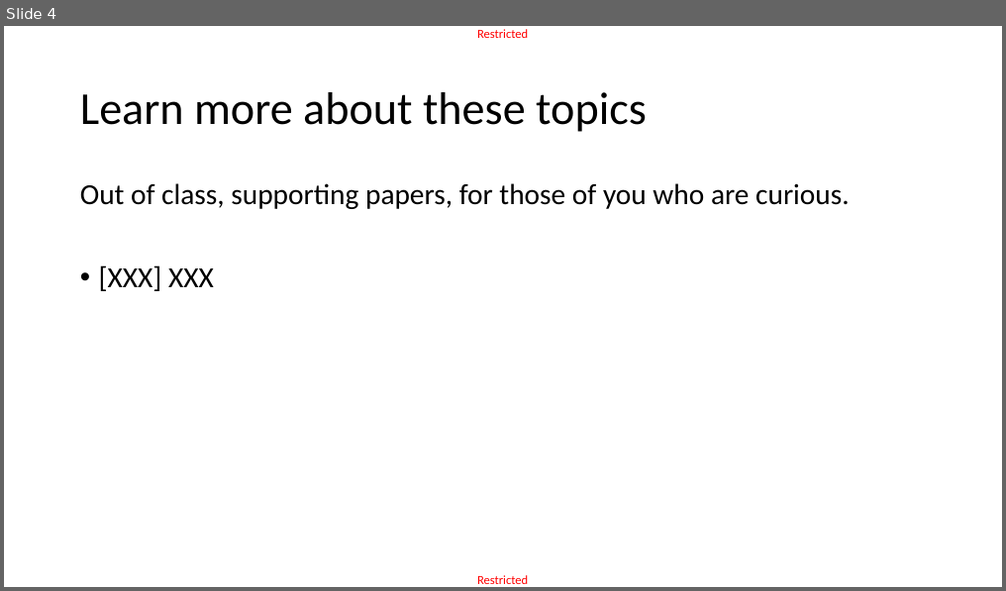
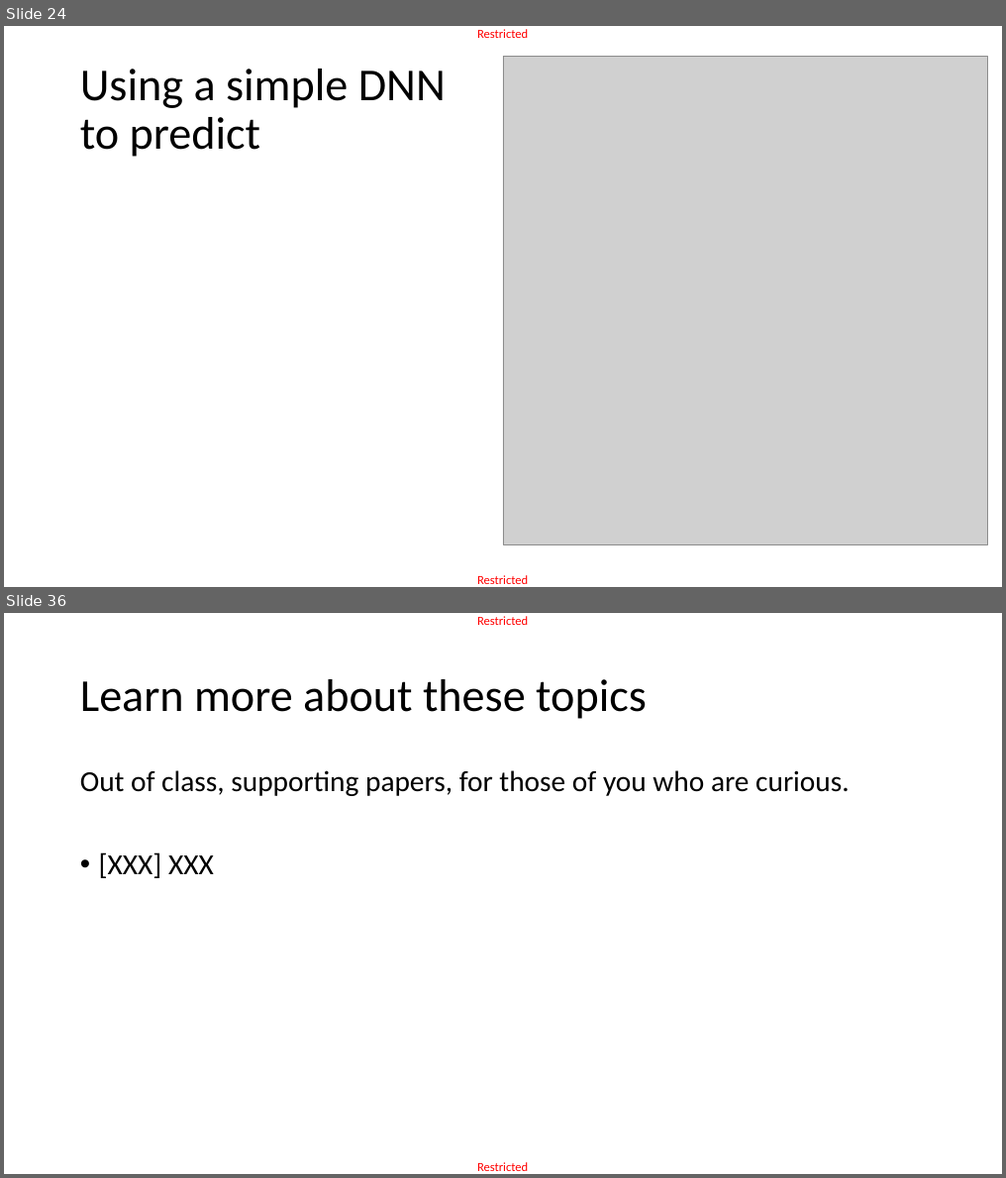
Before and after one commit to matthieudemari/SUTD_DL_50_039, a slide deck: W5/0. All/W5.pptx. Shown one above the other, each under a label of ours: slide 4 before the commit, slides 24 and 36 after it; the slides between them are not shown. The pictures are 1006x591 and 1006x1178 pixels, drawn with LibreOffice and Linux fonts; fonts in the diff are those of the drawing; grey boxes stand for pictures. Boxes give left, top, right and bottom in pixels: in the first picture for what was removed or moved away, otherwise in the second. Text is boxed around its words. In the diff, an @@ line names an element or a change of style, - is before the commit and + after.

```diff
--- a/W5/0. All/W5.pptx
+++ b/W5/0. All/W5.pptx
@@ slide 24 added at <box>4,26,1002,587</box>, background #FFFFFF; not listed: 2 template elements that a slide beside it also shows @@
@@ title added at <box>80,69,446,157</box>, 44 pt, text #000000 @@
+Using a simple DNN
+to predict
@@ picture added at <box>503,56,988,545</box> @@
@@ what was slide 4 is now slide 36 @@
```
Also in this commit, not shown: 3 slides changed, 32 other slides added, 6 other files.
